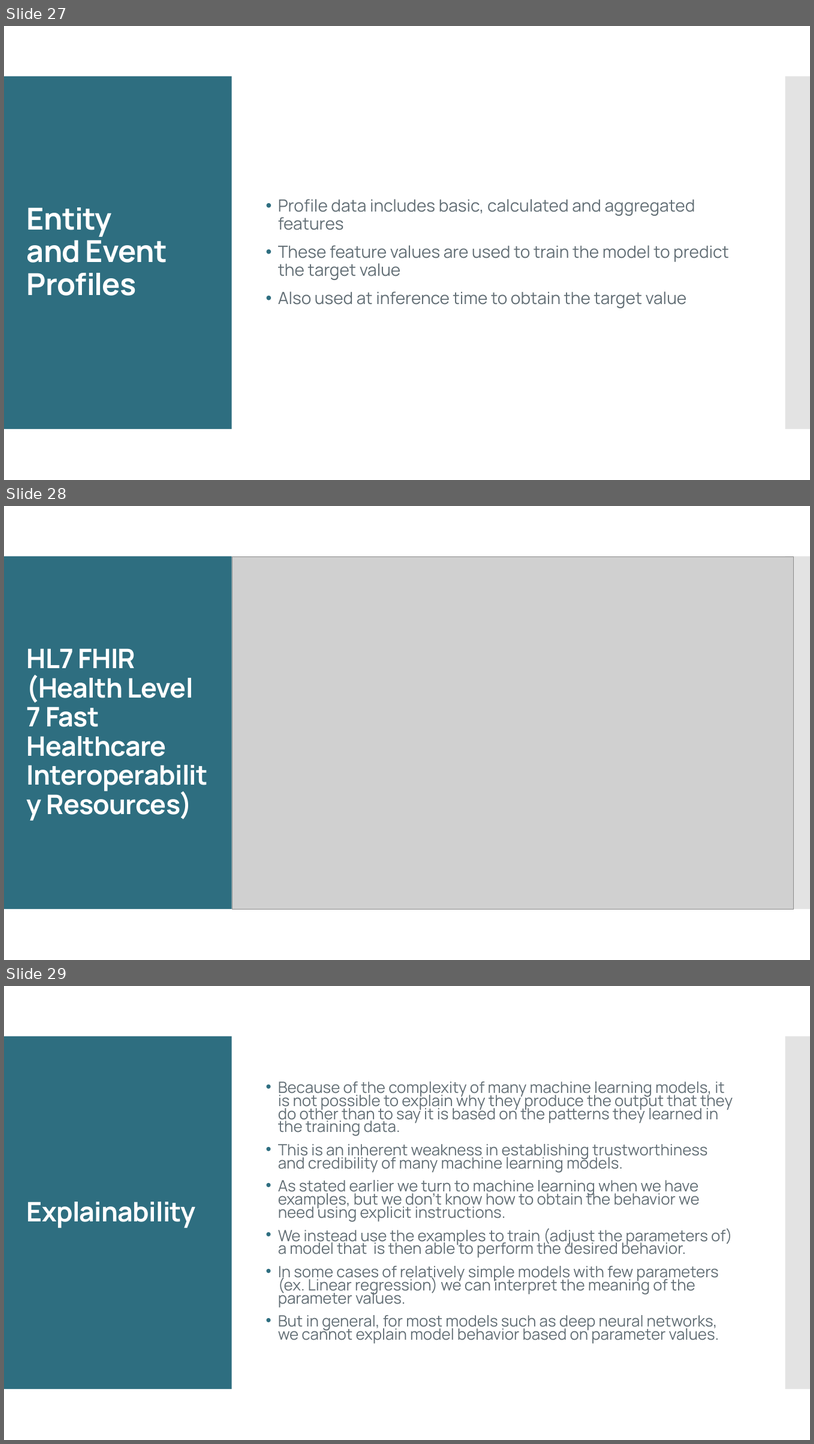
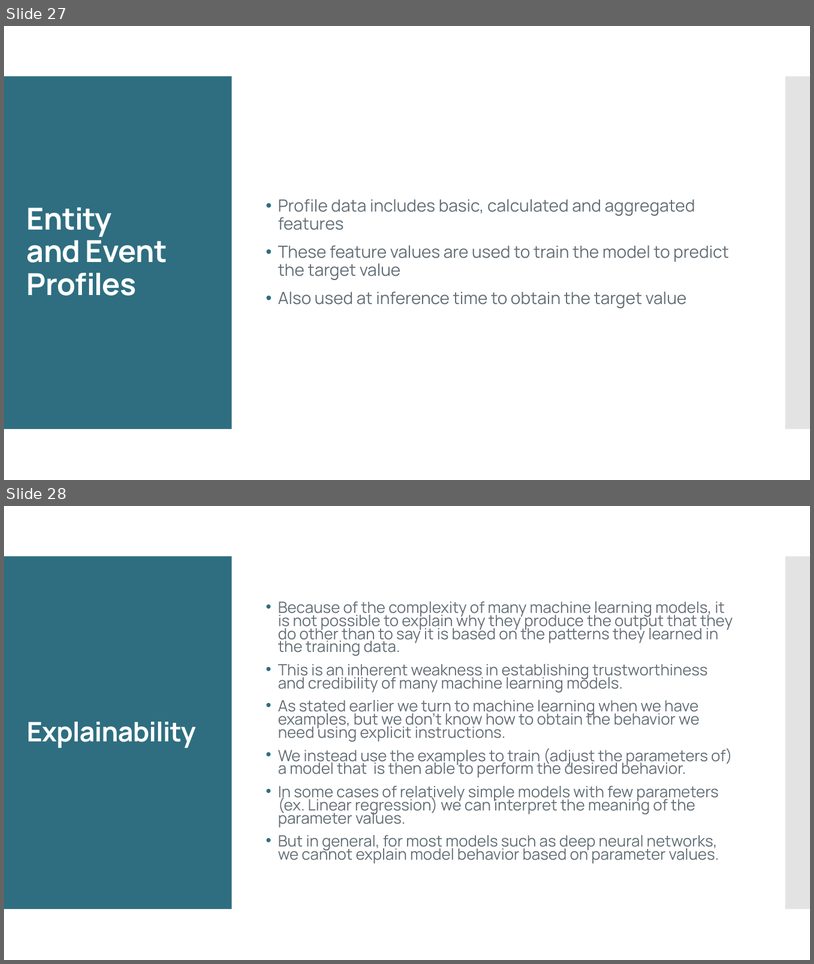
Before and after one commit to rgiffen/ai-fundamentals-healthcare, a slide deck: slides/AI Fundamentals for Healthcare - Session 3 - Deep Learning and Generative AI.pptx. Shown one above the other, each under a label of ours: slides 27, 28 and 29 before the commit, slides 27 and 28 after it. The pictures are 814x1444 and 814x964 pixels, drawn with LibreOffice and Linux fonts; fonts in the diff are those of the drawing; grey boxes stand for pictures. Boxes give left, top, right and bottom in pixels: in the first picture for what was removed or moved away, otherwise in the second. Text is boxed around its words. In the diff, an @@ line names an element or a change of style, - is before the commit and + after.

```diff
--- a/slides/AI Fundamentals for Healthcare - Session 3 - Deep Learning and Generative AI.pptx
+++ b/slides/AI Fundamentals for Healthcare - Session 3 - Deep Learning and Generative AI.pptx
@@ slide 28 removed at (4,506,810,960), background #FFFFFF; not listed: 2 template elements that a slide beside it also shows @@
@@ picture removed at (233,557,794,910) @@
@@ title removed at (27,648,193,819) @@
-HL7 FHIR (Health Level 7 Fast Healthcare Interoperability Resources)
@@ what was slide 29 is now slide 28 @@
```
Also in this commit, not shown: 3 slides changed, 5 other files.
